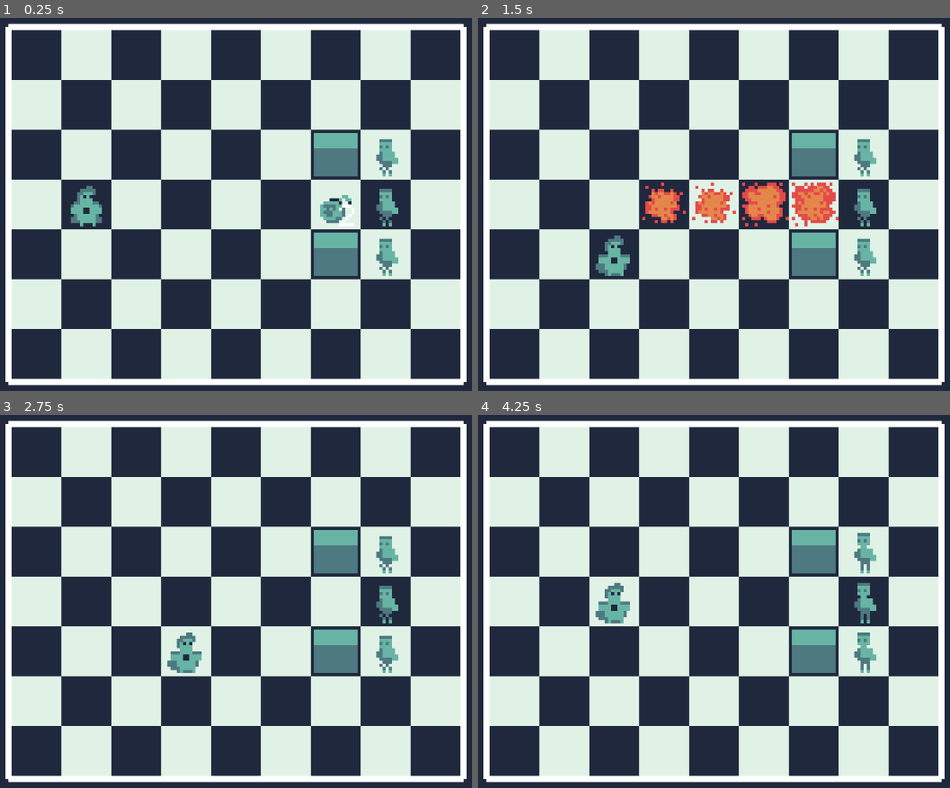
Above: before the commit, frames 1-4 (two rows, left to right).
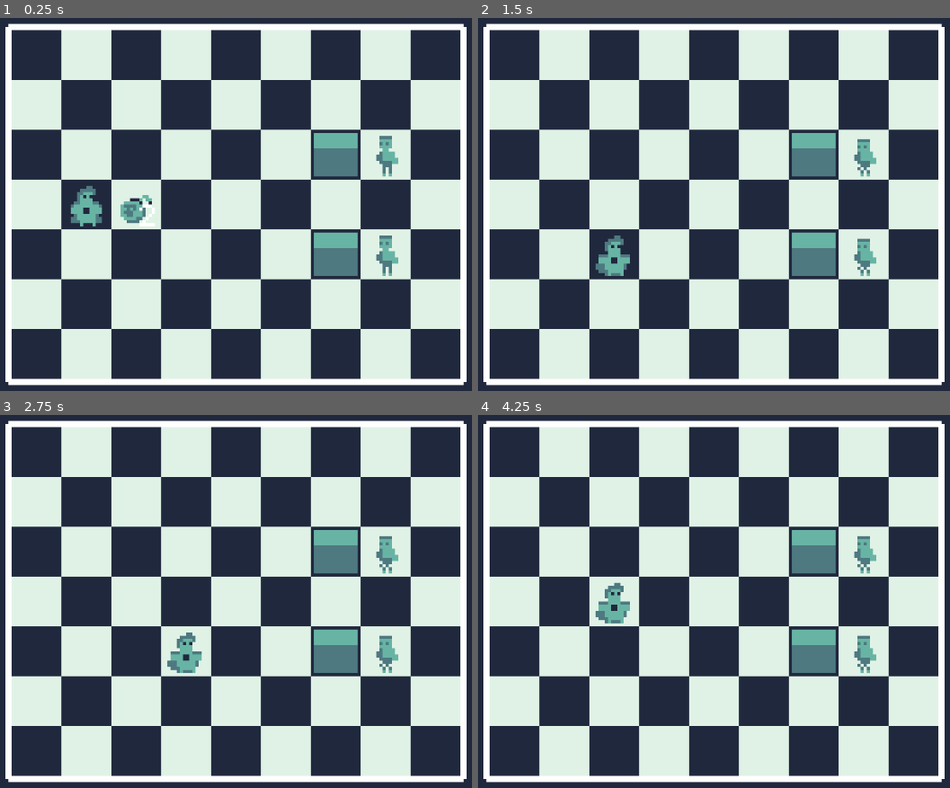
Above: after the commit, the same moments.

Repository: Sancal0606/BombGame
Game: Godot game, scene res://Scenes/main.tscn
The game is run twice, just before and just after one commit, with the same random seed, the same clock (stepped at 60 frames per second) and the same inputs.
Inputs:
- Up to frame 1 (0.25 s): no input
- Up to frame 2 (1.5 s): tap Enter (ui_accept) at 0.5, 0.77, 1.25 s; hold D (Right) 0.53-1.28 s; hold S (Down) from 1.28 s (still down)
- Up to frame 3 (2.75 s): tap Enter (ui_accept) at 1.52 s; release S (Down) at 2.03 s; hold D (Right) from 2.03 s (still down)
- Up to frame 4 (4.25 s): release D (Right) at 2.78 s; hold W (Up) 2.78-3.53 s; tap Enter (ui_accept) at 3.02, 3.77 s; hold A (Left) from 3.53 s (still down)

The runs differ from the first frame. In frame 1, 1.3% of the frame differs, in the area x 25-85%, y 31-68%; in frame 2, 3.1%, in the area x 34-85%, y 44-56%; in frame 3, 0.3%; in frame 4, 0.5%.

Commit message:
Desarm bombs

Diff:
--- a/Scenes/bomb.tscn
+++ b/Scenes/bomb.tscn
@@ -26,7 +26,12 @@
 "speed": 5.0
 }]
 
-[node name="Bomb" type="Node2D"]
+[sub_resource type="RectangleShape2D" id="RectangleShape2D_si1cd"]
+size = Vector2(14, 14)
+
+[node name="Bomb" type="Area2D"]
+collision_layer = 2
+collision_mask = 2
 script = ExtResource("1_s5uit")
 
 [node name="AnimatedSprite2D" type="AnimatedSprite2D" parent="."]
@@ -45,3 +50,9 @@
 text = "5"
 horizontal_alignment = 1
 vertical_alignment = 1
+
+[node name="CollisionShape2D" type="CollisionShape2D" parent="."]
+position = Vector2(8, -8)
+shape = SubResource("RectangleShape2D_si1cd")
+
+[connection signal="area_entered" from="." to="." method="_on_area_entered"]
--- a/Scenes/citizen.tscn
+++ b/Scenes/citizen.tscn
@@ -30,16 +30,19 @@
 
 [node name="Citizen" type="Area2D" groups=["explosion"]]
 collision_layer = 2
+collision_mask = 2
 script = ExtResource("1_hyndl")
 
 [node name="AnimatedSprite2D" type="AnimatedSprite2D" parent="."]
 position = Vector2(8, -8)
 sprite_frames = SubResource("SpriteFrames_mv3of")
 autoplay = "default"
-frame_progress = 0.411769
+frame_progress = 0.700628
 
 [node name="AnimationPlayer" type="AnimationPlayer" parent="."]
 
 [node name="CollisionShape2D" type="CollisionShape2D" parent="."]
 position = Vector2(8, -8)
 shape = SubResource("RectangleShape2D_4mn43")
+
+[connection signal="area_entered" from="." to="." method="_on_area_entered"]
--- a/Scenes/main.tscn
+++ b/Scenes/main.tscn
@@ -23,9 +23,10 @@
 [sub_resource type="TileSet" id="TileSet_m8vx7"]
 sources/0 = SubResource("TileSetAtlasSource_gcdnj")
 
-[node name="Main" type="Node2D" node_paths=PackedStringArray("elements")]
+[node name="Main" type="Node2D" node_paths=PackedStringArray("elements", "citizens")]
 script = ExtResource("1_axq6j")
 elements = [NodePath("Wall"), NodePath("Wall2")]
+citizens = [NodePath("Citizen"), NodePath("Citizen2")]
 
 [node name="TileMap" type="TileMap" parent="."]
 position = Vector2(80, -64)
@@ -34,7 +35,7 @@
 layer_0/tile_data = PackedInt32Array(-2, 262144, 1, -65536, 262144, 1, 65536, 262144, 1, 131070, 262144, 1, 65535, 2621 …(2379 unchanged characters)…
 
 [node name="Bomb" parent="." instance=ExtResource("1_jlbjc")]
-position = Vector2(96, -48)
+position = Vector2(32, -48)
 countdown = 2
 
 [node name="Camera2D" type="Camera2D" parent="."]
@@ -55,6 +56,3 @@
 
 [node name="Hero" parent="." instance=ExtResource("6_87yww")]
 position = Vector2(16, -48)
-
-[node name="Citizen3" parent="." instance=ExtResource("3_cdsv3")]
-position = Vector2(112, -48)
--- a/Scripts/Hero.gd
+++ b/Scripts/Hero.gd
@@ -26,4 +26,4 @@
 			$"..".next_turn.emit()
 
 func react():
-	print("game over")
+	get_tree().reload_current_scene()
--- a/Scripts/bomb.gd
+++ b/Scripts/bomb.gd
@@ -30,7 +30,6 @@
 		$"..".add_child(explosion_top)
 
 	if !$"..".IsOccupied(position + Vector2(16,0)):
-		print("Hello")
 		explosion_right.initialize($"..".next_turn,3,position,Vector2(16,0))
 		$"..".add_child(explosion_right)
 
@@ -45,3 +44,8 @@
 	$"..".add_child(explosion_center)
 
 	queue_free()
+
+
+func _on_area_entered(area):
+	print("Desarm")
+	queue_free()
--- a/Scripts/citizen.gd
+++ b/Scripts/citizen.gd
@@ -3,3 +3,10 @@
 
 func react():
 	print("game over")
+	get_tree().reload_current_scene()
+
+
+
+func _on_area_entered(area):
+	$"..".save_citizen(self)
+	queue_free()
--- a/Scripts/explosion.gd
+++ b/Scripts/explosion.gd
@@ -7,7 +7,6 @@
 var has_expand = false
 
 func initialize(_signal,_index,_originPos, _offSet):
-	print("init: "+ str((_originPos + _offSet)/16))
 	_signal.connect(tick)
 	sign_tick = _signal
 	index = _index
@@ -30,4 +29,4 @@
 func _on_area_entered(area):
 	if area.is_in_group("explosion"):
 		area.react()
-	queue_free()
+	#queue_free()
--- a/Scripts/main.gd
+++ b/Scripts/main.gd
@@ -5,6 +5,7 @@
 var grid_width = 9
 var grid_height = 7
 @export var elements: Array[Node] = []
+@export var citizens: Array[Node] = []
 var grid = []
 
 func _ready():
@@ -18,10 +19,6 @@
 		var vecPos = GetGridPosition(element.position.x,element.position.y)
 		grid[vecPos.y][vecPos.x] = element
 
-	for i in range(grid_height):
-		for j in range(grid_width):
-			if grid[i][j]:
-				print(grid[i][j].position)
 
 func GetGridPosition(x,y):
 	return Vector2(x / 16, -y / 16)
@@ -34,15 +31,17 @@
 
 func IsOccupied(_pos):
 	if _pos.x/16 < 0 or _pos.x/16 >= grid_width:
-		print("x" + str(_pos/16))
 		return true
 
 	if -_pos.y/16 < 0 or -_pos.y/16 >= grid_height:
-		print("s" + str(_pos/16))
 		return true
 
 	if (grid[-_pos.y / 16][_pos.x / 16]):
-		print("o" + str(grid[-_pos.y / 16][_pos.x / 16]))
 		return true
 
 	return false
+
+func save_citizen(_citizen):
+	citizens.erase(_citizen)
+	if citizens.size() <= 0:
+		print("Next level")
Not shown: 1 places in Scenes/bomb.tscn that only renumber resources
